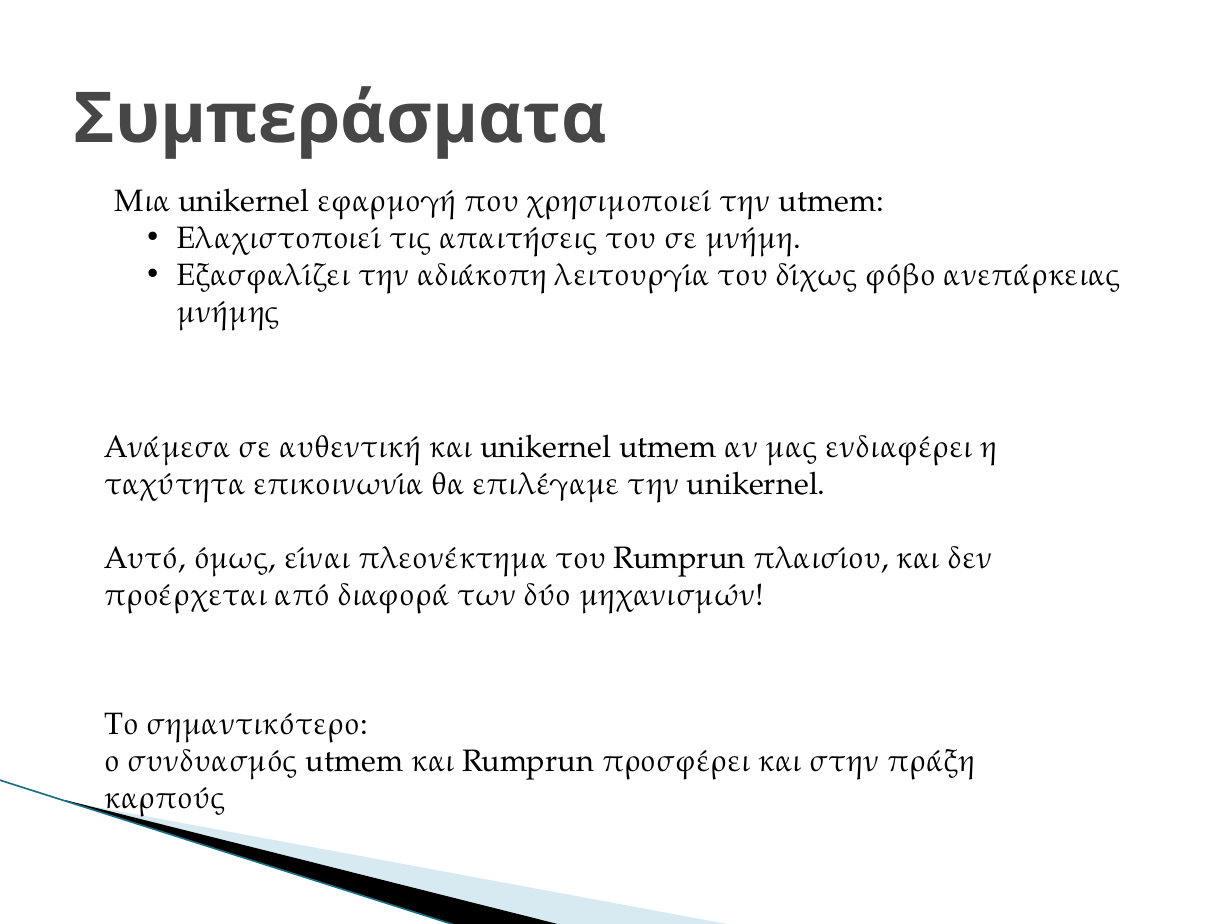
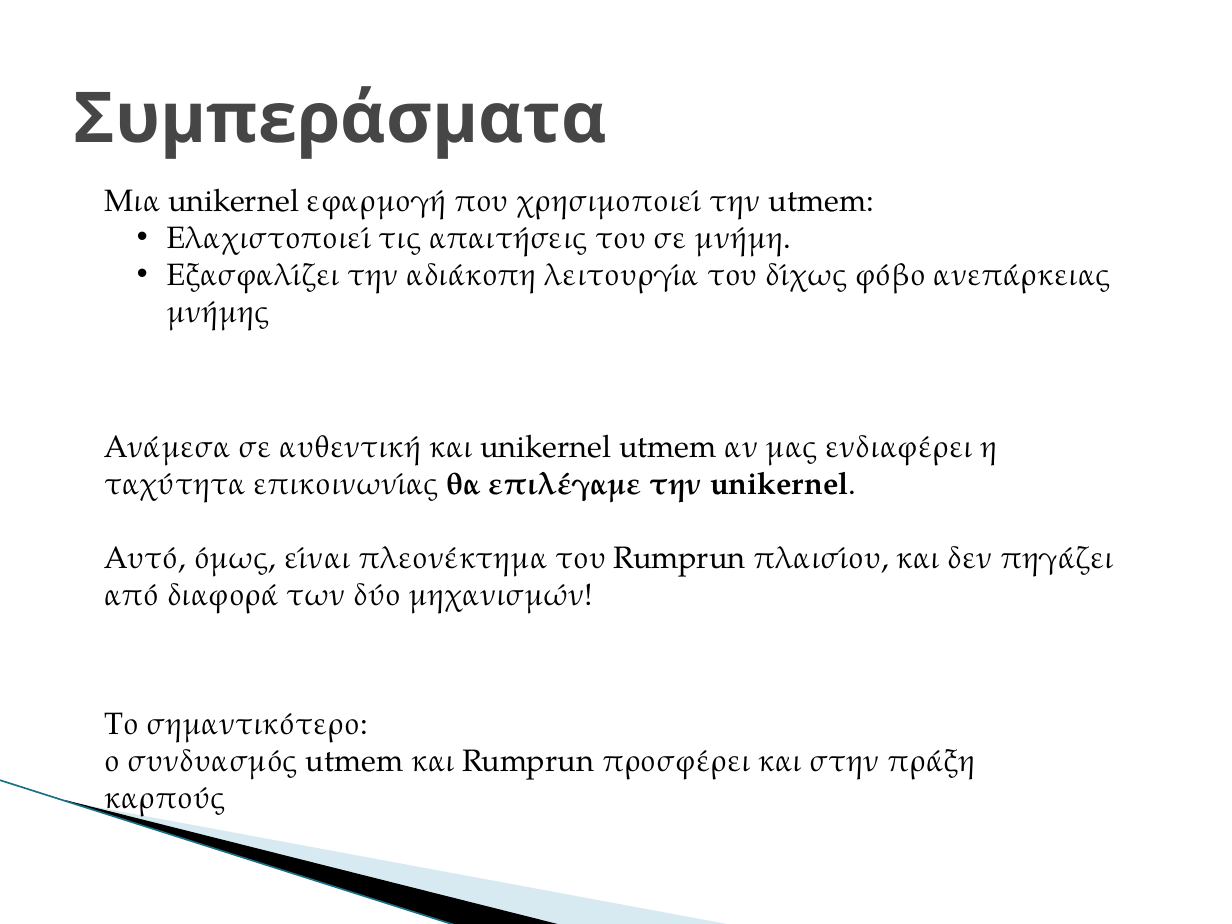
Before and after one commit to GiannhsAravantinos/ntua-diplwmatikh, a slide deck: slide 40 of paper/parousiasiDiplw.pptx. Drawn at 1232x924 pixels with LibreOffice and Linux fonts; fonts in the diff are those of the drawing; background and template pictures are left out. Boxes give left, top, right and bottom in pixels: in the first picture for what was removed or moved away, otherwise in the second. Text is boxed around its words. In the diff, an @@ line names an element or a change of style, - is before the commit and + after.

```diff
--- a/paper/parousiasiDiplw.pptx
+++ b/paper/parousiasiDiplw.pptx
@@ text "Μια unikernel εφαρμογή που χρησιμοποιεί ..." moved from (x1=115, y1=188, x2=1121, y2=294) to (x1=104, y1=188, x2=1111, y2=294) @@
@@ text at (x1=104, y1=434, x2=1114, y2=614): text changed @@
-Ανάμεσα σε αυθεντική και unikernel utmem αν μας ενδιαφέρει η ταχύτητα επικοινωνία θα επιλέγαμε την unikernel.
-Αυτό, όμως, είναι πλεονέκτημα του Rumprun πλαισίου, και δεν προέρχεται από διαφορά των δύο μηχανισμών!
+Ανάμεσα σε αυθεντική και unikernel utmem αν μας ενδιαφέρει η ταχύτητα επικοινωνίας θα επιλέγαμε την unikernel.
+Αυτό, όμως, είναι πλεονέκτημα του Rumprun πλαισίου, και δεν πηγάζει από διαφορά των δύο μηχανισμών!
```
Also in this commit, not shown: 30 other slides changed.
